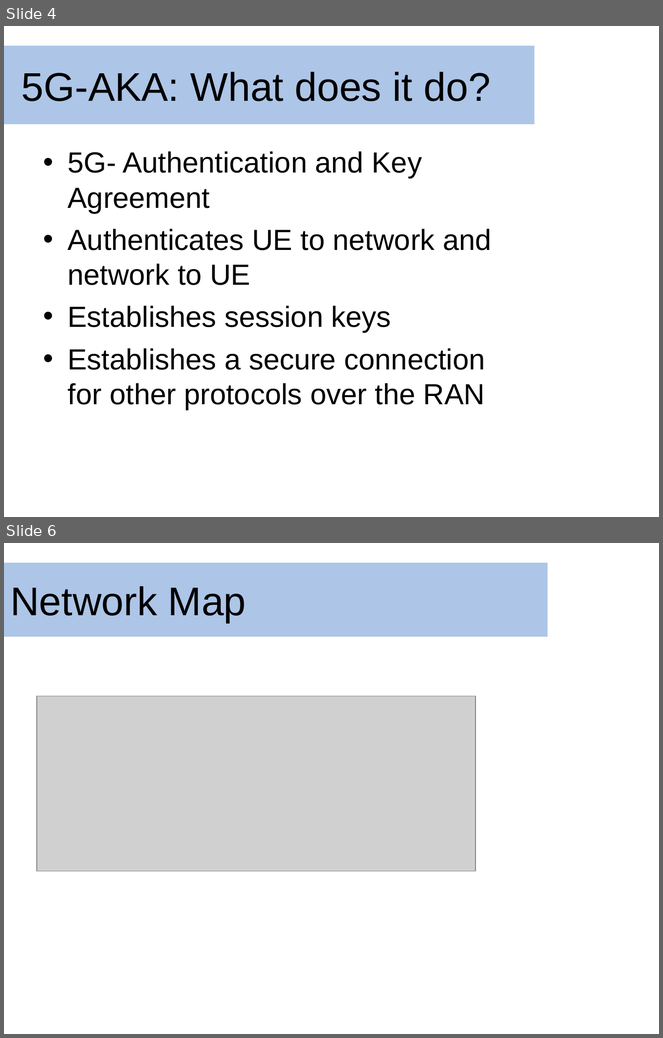
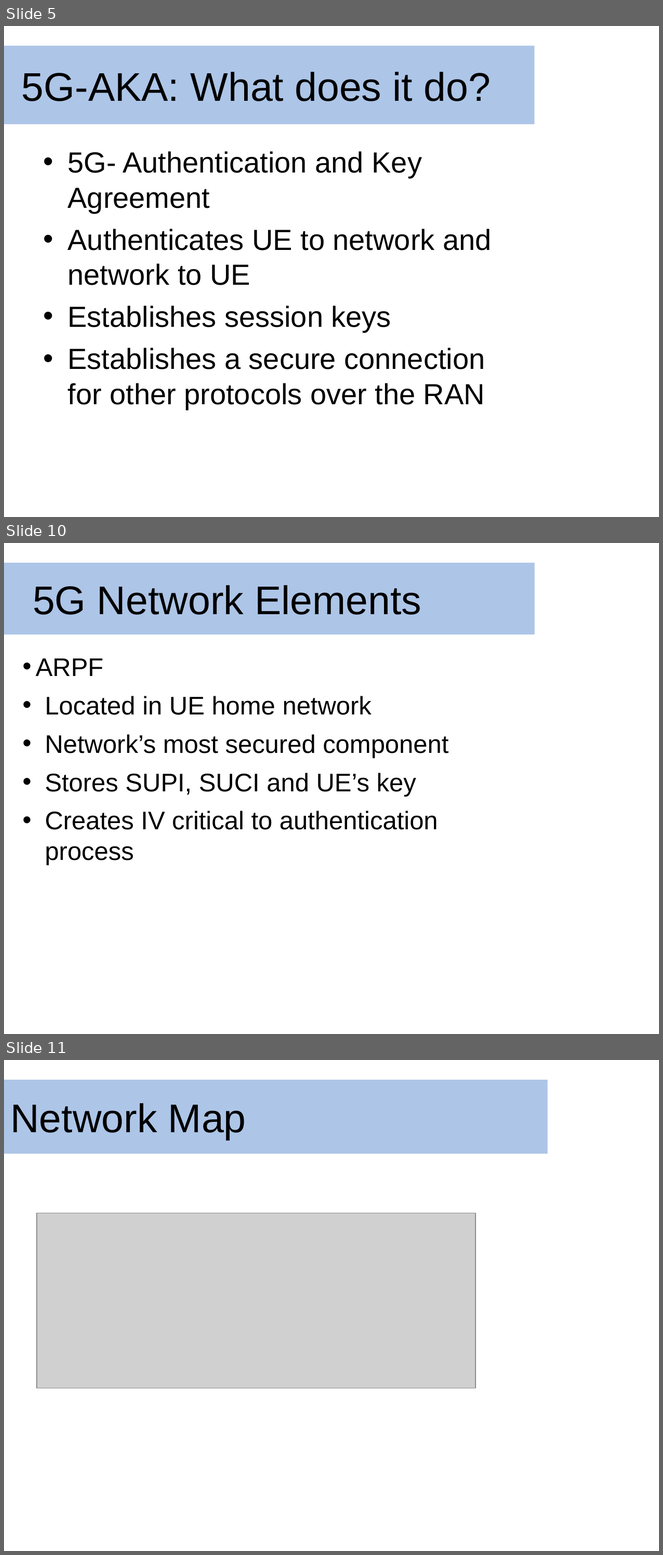
Before and after one commit to dmclayton/5g-security, a slide deck: ppt/5gakaPpt.pptx. Shown one above the other, each under a label of ours: slides 4 and 6 before the commit, slides 5, 10 and 11 after it; the slides between them are not shown. The pictures are 663x1038 and 663x1555 pixels, drawn with LibreOffice and Linux fonts; fonts in the diff are those of the drawing; grey boxes stand for pictures; background and template pictures are left out. Boxes give left, top, right and bottom in pixels: in the first picture for what was removed or moved away, otherwise in the second. Text is boxed around its words. In the diff, an @@ line names an element or a change of style, - is before the commit and + after.

```diff
--- a/ppt/5gakaPpt.pptx
+++ b/ppt/5gakaPpt.pptx
@@ slide 10 added at (x1=4, y1=543, x2=659, y2=1034), background picture (left out) @@
@@ rectangle added at (x1=4, y1=563, x2=535, y2=635), fill #ADC5E7, 44 pt, text #000000 @@
+5G Network Elements
@@ text added at (x1=36, y1=658, x2=449, y2=830), 28 pt, text #000000 @@
+• ARPF
+• Located in UE home network
+• Network’s most secured component
+• Stores SUPI, SUCI and UE’s key
+• Creates IV critical to authentication process
@@ what was slide 4 is now slide 5 @@
@@ what was slide 6 is now slide 11 @@
```
Also in this commit, not shown: 2 slides changed, 4 other slides added.
